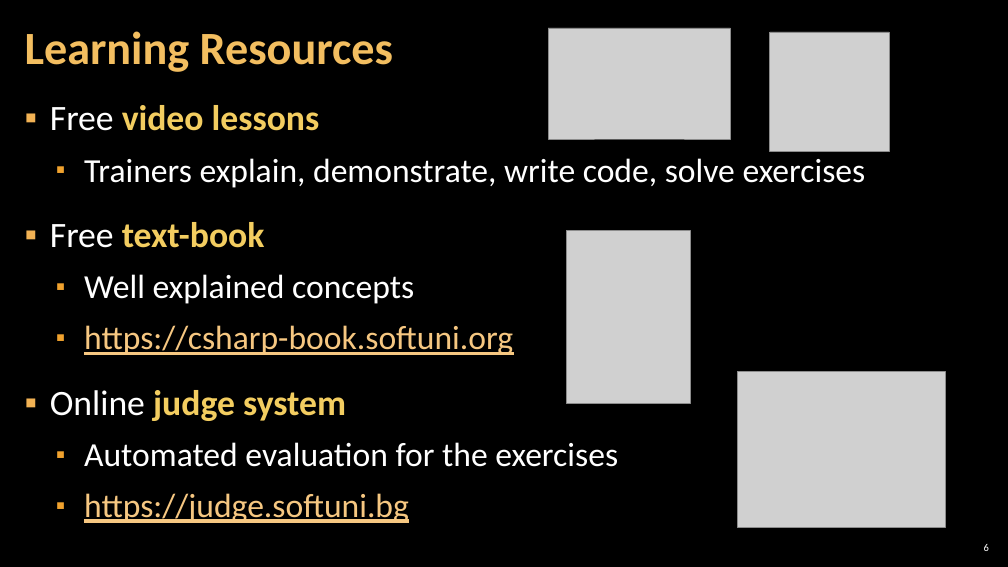
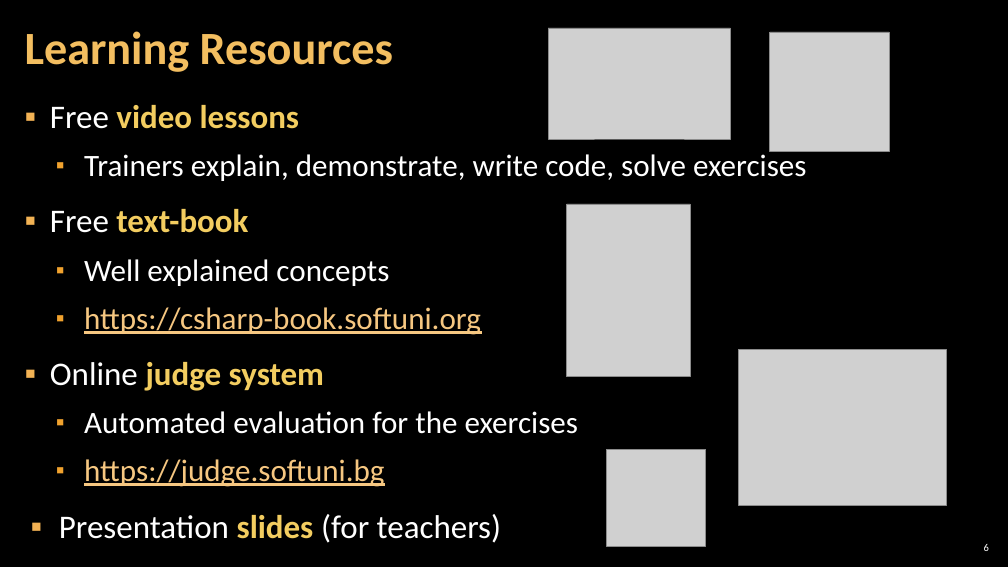
Before and after one commit to SoftUni/Programming-Basics-Book-CSharp-EN, a slide deck: slide 6 of resources/Presentation-Slides/Chapter-0-Preface/01.Chapter-Overview.pptx. Drawn at 1008x567 pixels with LibreOffice and Linux fonts; fonts in the diff are those of the drawing; grey boxes stand for pictures; background and template pictures are left out. Boxes give left, top, right and bottom in pixels: in the first picture for what was removed or moved away, otherwise in the second. Text is boxed around its words. In the diff, an @@ line names an element or a change of style, - is before the commit and + after.

```diff
--- a/resources/Presentation-Slides/Chapter-0-Preface/01.Chapter-Overview.pptx
+++ b/resources/Presentation-Slides/Chapter-0-Preface/01.Chapter-Overview.pptx
@@ text at [50, 105, 807, 487]: size 34 to 31.4 pt in "Free video lessons", "Free text-book", "Online judge system"; size 32 to 29.6 pt in "Trainers explain, demonstrate, write code, solve exercises", "Well explained concepts", "https://csharp-book.softuni.org", "Automated evaluation for the exercises" and 1 more places; less space between paragraphs @@
@@ picture: place and size @@
-picture at [566, 231, 690, 404]
+picture at [566, 204, 690, 377]
@@ picture: place and size @@
-picture at [737, 372, 945, 528]
+picture at [739, 350, 947, 506]
@@ picture added at [606, 449, 706, 547] @@
@@ text at [59, 514, 501, 543]: paragraph added @@
+▪ Presentation slides (for teachers)
```
Also in this commit, not shown: 12 other files.
